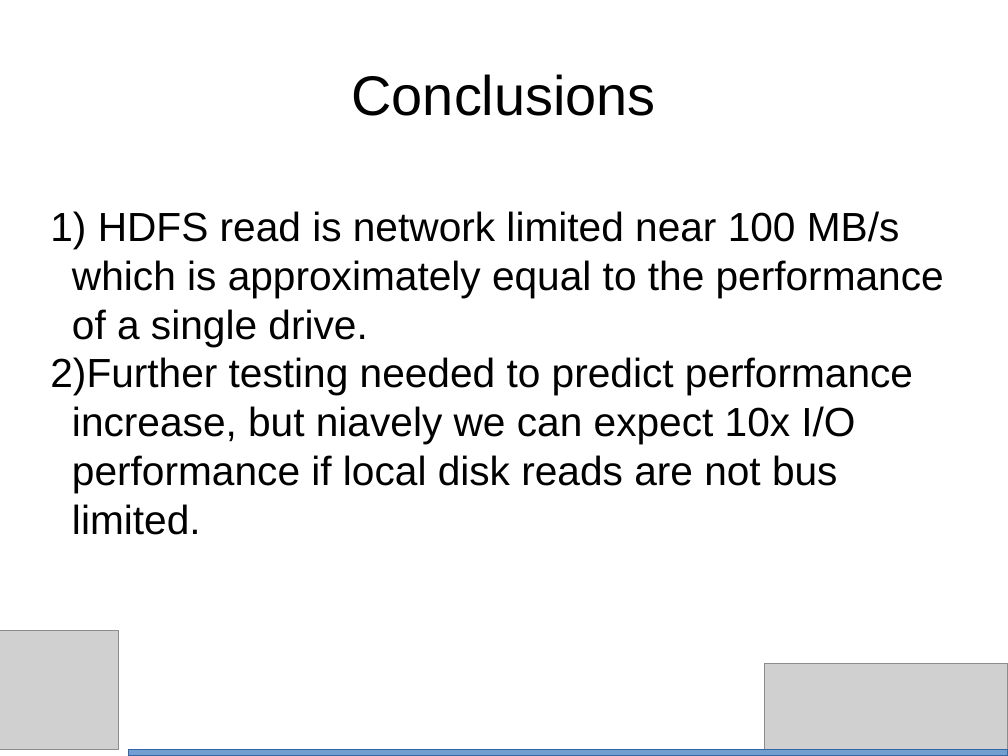
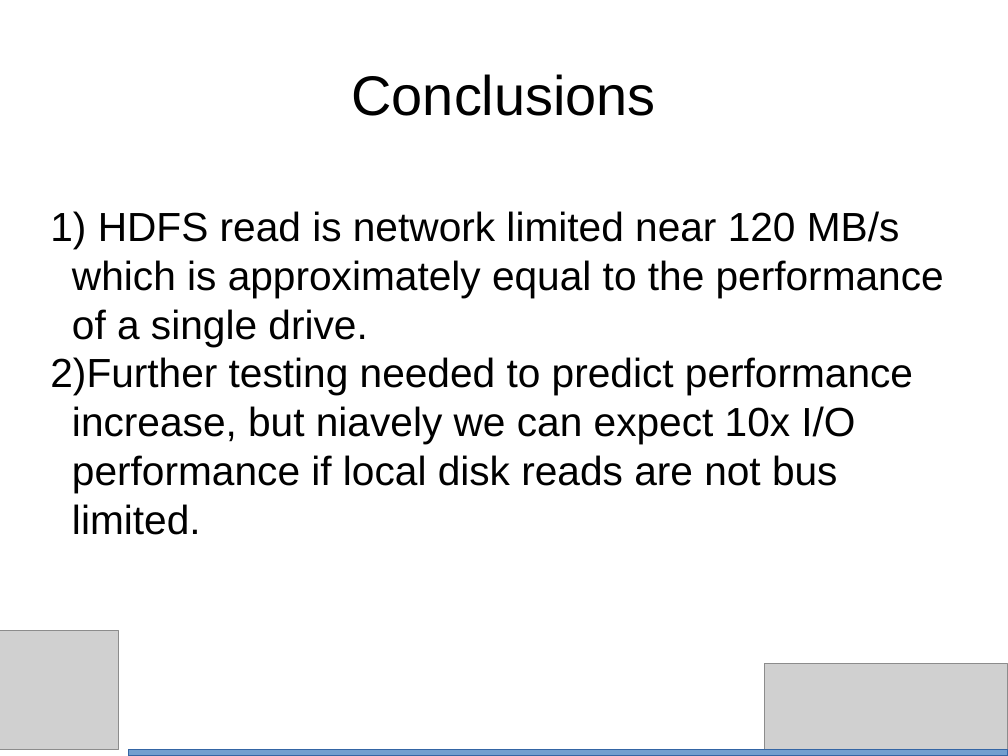
Before and after one commit to bth5032/CMS, a slide deck: slide 14 of Summer_2015/IOHeavyCI/Results/Powerpoint/performance.odp (slide 12 before the commit). Drawn at 1008x756 pixels with LibreOffice and Linux fonts; fonts in the diff are those of the drawing; grey boxes stand for pictures. Boxes give left, top, right and bottom in pixels: in the first picture for what was removed or moved away, otherwise in the second. Text is boxed around its words. In the diff, an @@ line names an element or a change of style, - is before the commit and + after.

```diff
--- a/Summer_2015/IOHeavyCI/Results/Powerpoint/performance.odp
+++ b/Summer_2015/IOHeavyCI/Results/Powerpoint/performance.odp
@@ subtitle at box(72, 211, 944, 346): text changed @@
-1) HDFS read is network limited near 100 MB/s which is approximately equal to the performance of a single drive.
+1) HDFS read is network limited near 120 MB/s which is approximately equal to the performance of a single drive.
```
Also in this commit, not shown: 4 other slides changed, 2 slides added, 5 other files.
